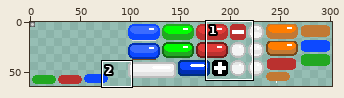
Two versions of one sprite sheet, public/assets/breakout.png. The picture above shows the old version from afar; the outline marks the close-up.
Close-up. Before the commit:
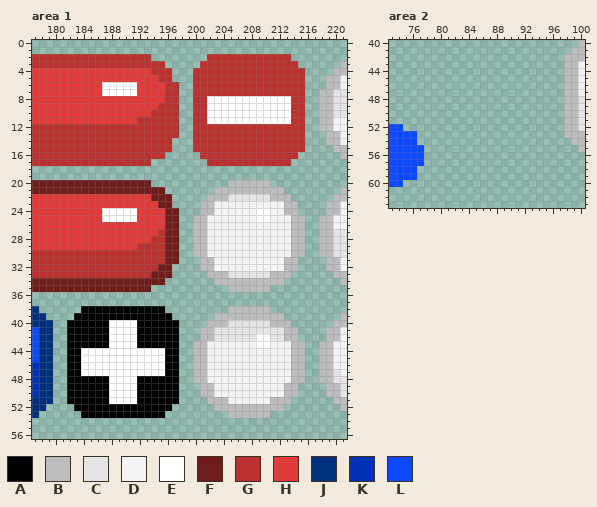
The file is 302x64 pixels. Colours within 5 levels of each other are drawn and written as one. Shown: area 1: x 177..221, y 0..56; area 2: x 73..100, y 40..63.
Palette (. is transparent): A #000000  B #bdbdbd  C #e4e4e4  D #f4f4f4  E #ffffff  F #6e1d1b  G #ba312f  H #e03b38  J #00307c  K #0030b3  L #0d49ff
And afterwards:
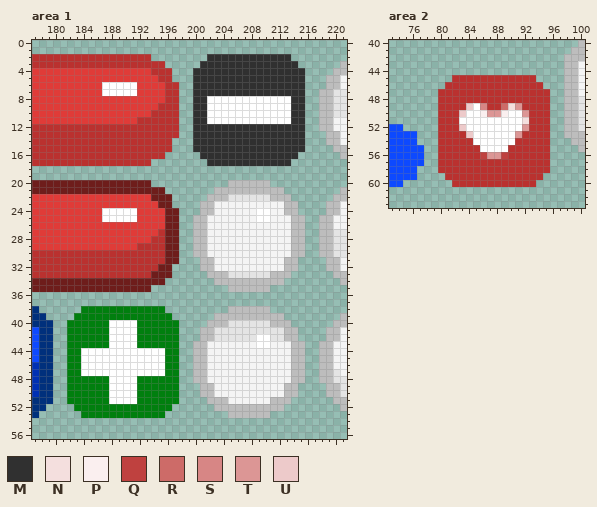
Colours new in this view: M #303030  N #f4dfde  P #faefef  Q #bf413f  R #cd6b68  S #d78685  T #dc9695  U #edcaca
Diff:
colour A: #000000 -> #007f0e
Area 1:
y 2: x 202..213 GGGGGGGGGGGG -> MMMMMMMMMMMM
y 3: x 201..214 GGGGGGGGGGGGGG -> MMMMMMMMMMMMMM
y 4..7: x 200..215 GGGGGGGGGGGGGGGG -> MMMMMMMMMMMMMMMM
y 8..11: x 200..201 GG -> MM; x 214..215 GG -> MM
y 12..15: x 200..215 GGGGGGGGGGGGGGGG -> MMMMMMMMMMMMMMMM
y 16: x 201..214 GGGGGGGGGGGGGG -> MMMMMMMMMMMMMM
y 17: x 202..213 GGGGGGGGGGGG -> MMMMMMMMMMMM
Area 2:
y 45: x 82..93 ............ -> GGGGGGGGGGGG
y 46: x 81..94 .............. -> GGGGGGGGGGGGGG
y 47..48: x 80..95 ................ -> GGGGGGGGGGGGGGGG
y 49: x 80..95 ................ -> GGGGUESGGRNTGGGG
y 50: x 80..95 ................ -> GGGUEEPTTPEETGGG
y 51: x 80..95 ................ -> GGGEEEEEEEEENGGG
y 52: x 80..95 ................ -> GGGUEEEEEEEETGGG
y 53: x 80..95 ................ -> GGGGUEEEEEETGGGG
y 54: x 80..95 ................ -> GGGGGEEEEEEGGGGG
y 55: x 80..95 ................ -> GGGGGGEEEEGGGGGG
y 56: x 80..95 ................ -> GGGGGGQTTQGGGGGG
y 57..58: x 80..95 ................ -> GGGGGGGGGGGGGGGG
y 59: x 81..94 .............. -> GGGGGGGGGGGGGG
y 60: x 82..93 ............ -> GGGGGGGGGGGG
